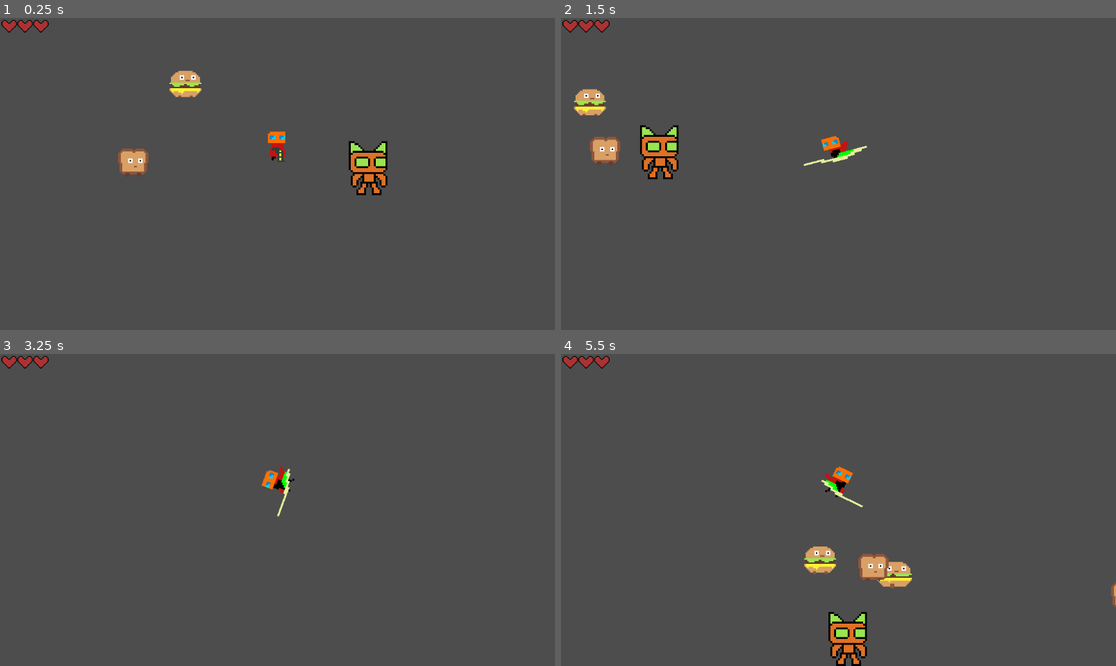
Above: before the commit, frames 1-4 (two rows, left to right).
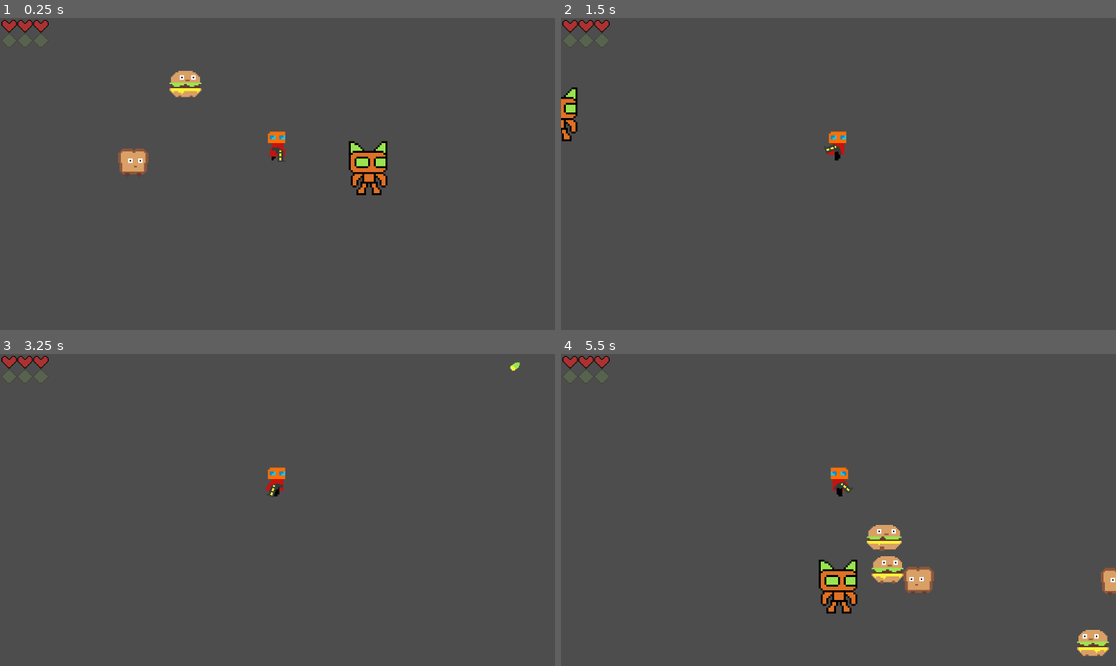
Above: after the commit, the same moments.

Repository: mendsergon/Kill-The-Food-Pyramid
Game: Godot game, scene res://Assets/Scenes/game.tscn
Two runs of this game, one before a commit and one after it. Both use one fixed random seed, a clock stepped at 60 frames per second and the inputs below.
Inputs (mouse positions are in pixels of both pictures, inside the frame that each line leads up to):
- Up to frame 1 (0.25 s): no input
- Up to frame 2 (1.5 s): move the mouse to (960, 158) at 0.52 s; hold D (move_right) 0.53-1.28 s; tap Shift (dash) at 0.6 s; tap E (melee) at 0.8, 1.35 s; move the mouse to (727, 189) at 1.27 s; hold S (move_down) from 1.28 s (still down)
- Up to frame 3 (3.25 s): click (166, 525) at 1.55 s; move the mouse to (333, 441) at 2.02 s; release S (move_down) at 2.03 s; hold D (move_right) 2.03-2.78 s; click (333, 441) at 2.1 s; tap Shift (dash) at 2.3, 2.85 s; move the mouse to (249, 572) at 2.77 s; hold W (move_up) from 2.78 s (still down); tap E (melee) at 3.05 s
- Up to frame 4 (5.5 s): move the mouse to (1005, 556) at 3.52 s; release W (move_up) at 3.53 s; hold A (move_left) 3.53-5.03 s; tap E (melee) at 3.6, 5.3 s; click (1005, 556) at 3.8 s; move the mouse to (672, 463) at 4.27 s; click (672, 463) at 4.35 s; tap Shift (dash) at 4.55, 5.1 s; move the mouse to (866, 510) at 5.02 s; hold S (move_down) from 5.03 s (still down)

The runs differ from the first frame. In frame 2, 2.6% of the frame differs, in the area x 0-56%, y 22-52%; in frame 3, 0.4%; in frame 4, 4.7%, in the area x 43-100%, y 36-100%.

Commit message:
Added melee orb logic, accidentaly broke death logic spent hours to fix

Diff:
--- /dev/null
+++ b/Assets/Scenes/melee_orb.tscn
@@ -0,0 +1,6 @@
+[gd_scene load_steps=2 format=3 uid="uid://ctyl5h0p06oaf"]
+
+[ext_resource type="Texture2D" uid="uid://2asmgjfc4qx0" path="res://Assets/Sprites/MeleeOrb/MeleeOrb.png" id="1_u5yrx"]
+
+[node name="MeleeOrb" type="Sprite2D"]
+texture = ExtResource("1_u5yrx")
--- a/Assets/Scenes/player.tscn
+++ b/Assets/Scenes/player.tscn
@@ -1,9 +1,10 @@
-[gd_scene load_steps=47 format=3 uid="uid://dr0o1vrv8l7kq"]
+[gd_scene load_steps=48 format=3 uid="uid://dr0o1vrv8l7kq"]
 
 [ext_resource type="Texture2D" uid="uid://c56ca1gj6bgt" path="res://Assets/Sprites/Player/Player.png" id="1_6cd4h"]
 [ext_resource type="Script" path="res://Assets/Scripts/player.gd" id="1_7dd06"]
 [ext_resource type="PackedScene" uid="uid://c6eum3n2mgjdb" path="res://Assets/Scenes/pistol_1.tscn" id="3_38rej"]
 [ext_resource type="PackedScene" uid="uid://chrs6jk0nsxnb" path="res://Assets/Scenes/heart.tscn" id="4_22rpc"]
+[ext_resource type="PackedScene" uid="uid://ctyl5h0p06oaf" path="res://Assets/Scenes/melee_orb.tscn" id="5_2pvs1"]
 
 [sub_resource type="AtlasTexture" id="AtlasTexture_ecf78"]
 atlas = ExtResource("1_6cd4h")
@@ -378,3 +379,30 @@
 
 [node name="Heart" parent="HealthBar/HBoxContainer/Heart3" instance=ExtResource("4_22rpc")]
 position = Vector2(-20.5, -8)
+
+[node name="MeleeOrbBar" type="CanvasLayer" parent="."]
+
+[node name="HBoxContainer" type="HBoxContainer" parent="MeleeOrbBar"]
+offset_right = 40.0
+offset_bottom = 40.0
+
+[node name="TextureRect" type="TextureRect" parent="MeleeOrbBar/HBoxContainer"]
+layout_mode = 2
+
+[node name="MeleeOrb" parent="MeleeOrbBar/HBoxContainer/TextureRect" instance=ExtResource("5_2pvs1")]
+position = Vector2(-91, 17)
+scale = Vector2(2, 1.925)
+
+[node name="TextureRect2" type="TextureRect" parent="MeleeOrbBar/HBoxContainer"]
+layout_mode = 2
+
+[node name="MeleeOrb" parent="MeleeOrbBar/HBoxContainer/TextureRect2" instance=ExtResource("5_2pvs1")]
+position = Vector2(-62, 17)
+scale = Vector2(2, 1.925)
+
+[node name="TextureRect3" type="TextureRect" parent="MeleeOrbBar/HBoxContainer"]
+layout_mode = 2
+
+[node name="MeleeOrb" parent="MeleeOrbBar/HBoxContainer/TextureRect3" instance=ExtResource("5_2pvs1")]
+position = Vector2(-33, 17)
+scale = Vector2(2, 1.925)
--- a/Assets/Scripts/bullet_1.gd
+++ b/Assets/Scripts/bullet_1.gd
@@ -1,4 +1,7 @@
 extends Area2D
+
+@warning_ignore("unused_signal")
+signal hit_target(collider)  # Signal to notify when bullet hits something
 
 @onready var ray_cast_2d: RayCast2D = $RayCast2D  # Raycast to detect collisions manually
 
@@ -15,6 +18,7 @@
 			collider.apply_damage(1)
 
 		print("Hit:", collider.name)
+		emit_signal("hit_target", collider)  # Emit signal to notify listeners of hit
 		queue_free()                            # Destroy bullet on impact
 	else:
 		position += transform.x * SPEED * delta  # Move bullet forward based on local direction
--- a/Assets/Scripts/pistol_1.gd
+++ b/Assets/Scripts/pistol_1.gd
@@ -26,3 +26,14 @@
 		get_tree().root.add_child(bullet_instance)                         # Add to scene
 		bullet_instance.global_position = muzzle.global_position           # Set spawn position
 		bullet_instance.rotation = global_rotation                         # Match aim direction
+
+		# Connect bullet hit signal to pistol to handle melee orb recharge
+		bullet_instance.connect("hit_target", Callable(self, "_on_bullet_hit"))
+
+# Called when a bullet hits a collider
+func _on_bullet_hit(_collider) -> void:
+	# Assuming player node is the pistol's parent or accessible via the scene tree
+	var player = get_parent()  # Adjust if your player node is somewhere else
+
+	if player and player.has_method("add_melee_orb"):
+		player.add_melee_orb()  # Add melee orb charge on bullet hit
--- a/Assets/Scripts/player.gd
+++ b/Assets/Scripts/player.gd
@@ -21,6 +21,13 @@
 var hearts_list: Array[TextureRect] = []   # List of heart UI nodes
 @onready var hearts_parent: HBoxContainer = $HealthBar/HBoxContainer  # Reference to the container holding heart UI elements
 
+### --- MELEE ORB BAR --- ###
+var melee_orb_list: Array[TextureRect] = [] # List of melee orb UI nodes
+@onready var melee_orbs_parent: HBoxContainer = $MeleeOrbBar/HBoxContainer # Reference to the container holding melee orb UI elements
+const MAX_MELEE_ORBS := 3                # Maximum number of orbs
+var current_orb_charges := 0             # Start with zero orbs
+const ORB_RECHARGE_TIME := 2.0           # Time in seconds to regenerate one orb (not used for pistol hits)
+var orb_recharge_timer := 0.0            # Countdown timer for next orb
 
 ### --- INVULNERABILITY --- ###
 const INVULN_DURATION := 1.0            # Seconds invulnerable after hit
@@ -89,7 +96,16 @@
 	# Enable processing to run _process for blinking hearts
 	set_process(true)
 
+	# Initialize melee orb list from melee orb UI container
+	for orb_node in melee_orbs_parent.get_children():
+		if orb_node is TextureRect:
+			melee_orb_list.append(orb_node)
+
+	# Melee orb container position
+	melee_orbs_parent.position += Vector2(110, 30)
+
 	update_health_bar()  # Initial update of health bar display
+	update_melee_orb_bar()  # Initial update of melee orb display
 
 func _process(delta: float) -> void:
 	if health == 1 and hearts_list.size() > 0:
@@ -159,16 +175,21 @@
 
 	# Queue melee **during** dash → Swing_2
 	if is_dashing and Input.is_action_just_pressed("melee") and not is_hit:
-		attack_after_dash = true
+		if current_orb_charges > 0:
+			attack_after_dash = true
 
 	# Normal attack
 	if Input.is_action_just_pressed("melee") and not is_dashing and not is_attacking and not is_hit:
-		start_attack()
-		current_attack_animation = "Swing_1"
-		_enable_melee()
-		# Lock look direction at attack start
-		locked_aim_direction = aim_direction
-		is_direction_locked = true
+		if current_orb_charges > 0:
+			start_attack()
+			current_attack_animation = "Swing_1"
+			_enable_melee()
+			# CONSUME ALL ORBS ON MELEE
+			current_orb_charges = 0
+			update_melee_orb_bar()
+			# Lock look direction at attack start
+			locked_aim_direction = aim_direction
+			is_direction_locked = true
 
 	### --- DASH PHYSICS --- ###
 	if is_dashing:
@@ -181,10 +202,13 @@
 			collision_layer = original_collision_layer
 
 			# Execute queued attack
-			if attack_after_dash:
+			if attack_after_dash and current_orb_charges > 0:
 				start_attack()
 				current_attack_animation = "Swing_2"
 				_enable_melee()
+				# CONSUME ALL ORBS ON MELEE
+				current_orb_charges = 0
+				update_melee_orb_bar()
 				attack_after_dash = false
 				# Lock look direction for the queued attack
 				locked_aim_direction = aim_direction
@@ -202,7 +226,6 @@
 	# Knockback overrides movement velocity additively, decays over time
 	if knockback_velocity.length() > 0:
 		velocity += knockback_velocity
-		# Reduce knockback velocity smoothly
 		var decay_amount = KNOCKBACK_DECAY * delta
 		if knockback_velocity.length() <= decay_amount:
 			knockback_velocity = Vector2.ZERO
@@ -219,7 +242,6 @@
 	update_animations()
 
 	### --- WEAPON STATE --- ###
-	# Hide and disable pistol during dash, melee, or hit
 	if is_dashing or is_attacking or is_hit:
 		pistol_1.visible = false
 		pistol_1.set_process(false)
@@ -230,29 +252,22 @@
 		pistol_1.set_process_input(true)
 
 	### --- SPRITE ORIENTATION --- ###
-	# Rotate to face locked mouse direction during dash or melee, otherwise reset and flip on movement
 	if is_dashing or is_attacking:
-		# Use the stored direction, not live aim
 		var dir = locked_aim_direction
-		animated_sprite_2d.rotation = dir.angle()                  # Rotate sprite to face mouse
-		# Wrap rotation to keep within 0–360 degrees
+		animated_sprite_2d.rotation = dir.angle()
 		animated_sprite_2d.rotation_degrees = wrap(animated_sprite_2d.rotation_degrees, 0, 360)
-		# Flip vertically when facing left (between 90° and 270°)
 		if animated_sprite_2d.rotation_degrees > 90 and animated_sprite_2d.rotation_degrees < 270:
-			animated_sprite_2d.scale.y = -1                       # Mirror sprite on Y axis
-		else:
-			animated_sprite_2d.scale.y = 1                        # Default upward scale
-		animated_sprite_2d.flip_h = false                         # Disable horizontal flip while rotated
-	else:
-		# Reset rotation and scale when not in those actions
+			animated_sprite_2d.scale.y = -1
+		else:
+			animated_sprite_2d.scale.y = 1
+		animated_sprite_2d.flip_h = false
+	else:
 		animated_sprite_2d.rotation = 0
 		animated_sprite_2d.scale.y = 1
-		# Horizontal flip based on movement direction
 		if move_direction.x != 0:
 			animated_sprite_2d.flip_h = move_direction.x < 0
 
 func _update_aim_direction() -> void:
-	# Calculate direction to mouse position
 	var mouse_pos = get_global_mouse_position()
 	aim_direction = (mouse_pos - global_position).normalized()
 
@@ -261,11 +276,9 @@
 	dash_timer = DASH_DURATION
 	can_dash = false
 	velocity = aim_direction * DASH_SPEED
-	collision_mask &= IGNORE_LAYER_3_MASK  # Ignore layer 3 during dash
-	collision_layer = LAYER_3_MASK         # Change to ghost layer
-
-	# Queue attack if pressed during dash
-	if Input.is_action_just_pressed("melee"):
+	collision_mask &= IGNORE_LAYER_3_MASK
+	collision_layer = LAYER_3_MASK
+	if Input.is_action_just_pressed("melee") and current_orb_charges > 0:
 		attack_after_dash = true
 	else:
 		attack_after_dash = false
@@ -273,16 +286,14 @@
 func start_attack():
 	is_attacking = true
 	attack_timer = ATTACK_DURATION
-	velocity = Vector2.ZERO  # Freeze movement during attack
+	velocity = Vector2.ZERO
 
 func _enable_melee():
-	# Position melee area in aim direction
 	melee_area.position = aim_direction * 20
 	melee_area.monitoring = true
 	melee_area.visible = true
 
 func _on_melee_area_body_entered(body: Node) -> void:
-	# Deal 3 HP melee damage if possible
 	if body.has_method("apply_damage"):
 		body.apply_damage(3)
 	print("Melee hit:", body.name)
@@ -302,66 +313,66 @@
 		animated_sprite_2d.play(current_attack_animation)
 	elif is_dashing:
 		animated_sprite_2d.play("Dash")
-	elif move_direction.length() > 0.1:  # Moving
+	elif move_direction.length() > 0.1:
 		animated_sprite_2d.play("Run")
 	else:
 		animated_sprite_2d.play("Idle")
 
 ### --- DAMAGE & DEATH --- ###
 func apply_damage(amount: int, knockback_dir: Vector2 = Vector2.ZERO) -> void:
-	# Subtract incoming damage if not invulnerable
 	if is_invulnerable or is_dead:
 		return
 	health -= amount
-	update_health_bar()  # Update health bar on damage
+	update_health_bar()
 
 	is_invulnerable = true
-	invuln_timer = INVULN_DURATION        # Start invulnerability
-
-	# Move player to ghost layer while invulnerable
-	collision_layer = LAYER_3_MASK
-	collision_mask &= IGNORE_LAYER_3_MASK
-
-	print("Player took %d damage, %d HP remaining" % [amount, health])
-
-	# Trigger hit animation if not dead
-	if health > 0:
-		is_hit = true
-		hit_timer = 0.5                    # Duration of hit animation
-
-		# Apply knockback velocity if direction provided
-		if knockback_dir != Vector2.ZERO:
-			knockback_velocity = knockback_dir.normalized() * 300
-
-	# Check for death
+	invuln_timer = INVULN_DURATION
+
+	collision_layer = 0
+	collision_mask = 0
+
+	knockback_velocity = knockback_dir.normalized() * 350
+
+	is_hit = true
+	hit_timer = 0.5
+
 	if health <= 0:
 		die()
 
 func die() -> void:
-	# Handle player death
 	is_dead = true
 	velocity = Vector2.ZERO
 	knockback_velocity = Vector2.ZERO
-	pistol_1.visible = false
-	pistol_1.set_process(false)
-	pistol_1.set_process_input(false)
-	animated_sprite_2d.play("Death")      # Play death animation
-	# Defer deletion until animation ends
+
+	# Hide the pistol when player dies
+	if is_instance_valid(pistol_1):
+		pistol_1.visible = false
+
+	animated_sprite_2d.play("Death")
 	if not animated_sprite_2d.is_connected("animation_finished", Callable(self, "_on_animation_finished")):
 		animated_sprite_2d.connect("animation_finished", Callable(self, "_on_animation_finished"))
 
-func _on_animation_finished() -> void:
-	if animated_sprite_2d.animation == "Death" and is_dead:
-		print("Death animation finished — freeing")
-		queue_free()
-
-### --- HEALTH BAR UPDATE --- ###
 func update_health_bar() -> void:
-	# Clamp health to valid range
-	health = clamp(health, 0, max_health)
-	# Adjust heart visibility (no longer hides, just dims missing hearts)
 	for i in range(hearts_list.size()):
 		if i < health:
-			hearts_list[i].modulate = Color(1, 1, 1, 1)     # Full opacity for active hearts
-		else:
-			hearts_list[i].modulate = Color(1, 1, 1, 0.15)  # Low opacity for empty hearts
+			hearts_list[i].modulate = Color(1, 1, 1, 1)     # Full visible for active hearts
+		else:
+			hearts_list[i].modulate = Color(1, 1, 1, 0.15)  # Dimmed for spent hearts
+
+func update_melee_orb_bar() -> void:
+	for i in range(melee_orb_list.size()):
+		if i < current_orb_charges:
+			melee_orb_list[i].modulate = Color(1, 1, 1, 1)     # Full visible for active orbs
+		else:
+			melee_orb_list[i].modulate = Color(1, 1, 1, 0.15)  # Dimmed for spent orbs
+
+### --- ADD MELEE ORB ON PISTOL HIT --- ###
+func add_melee_orb() -> void:
+	if current_orb_charges < MAX_MELEE_ORBS:
+		current_orb_charges += 1
+		update_melee_orb_bar()
+
+### --- FREE PLAYER PROCESS --- ###
+func _on_animation_finished():
+	if is_dead:
+		queue_free()  # actually removes the player node
Binary file added: Assets/Sprites/MeleeOrb/MeleeOrb.png
Not shown, added: Assets/Sprites/MeleeOrb/MeleeOrb.png.import
